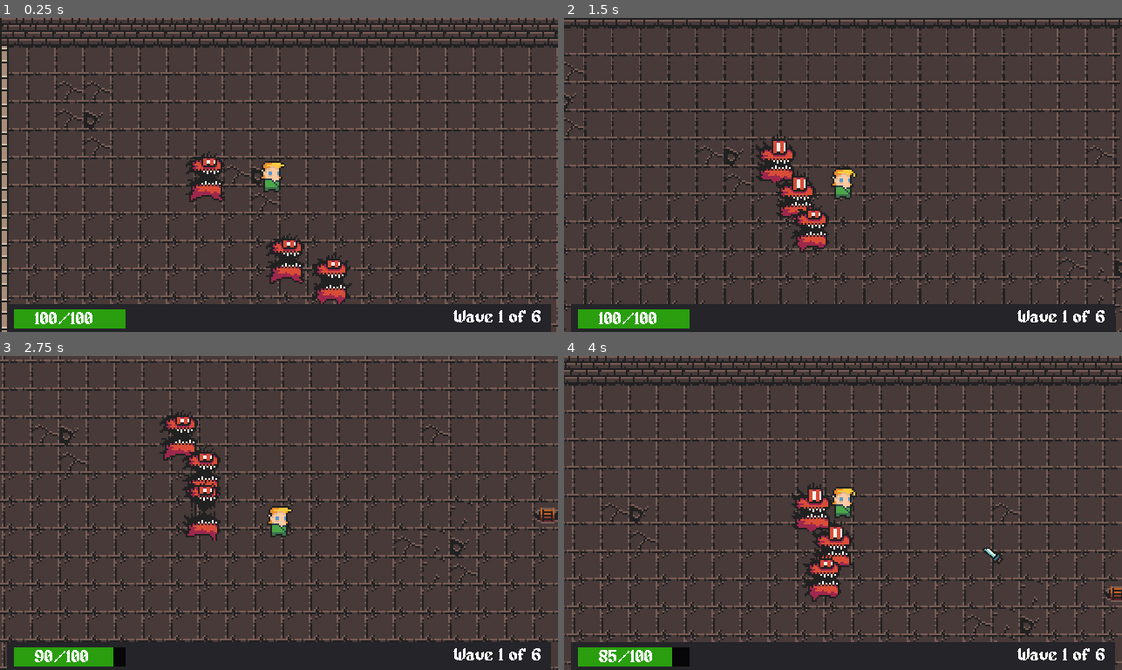
Above: before the commit, frames 1-4 (two rows, left to right).
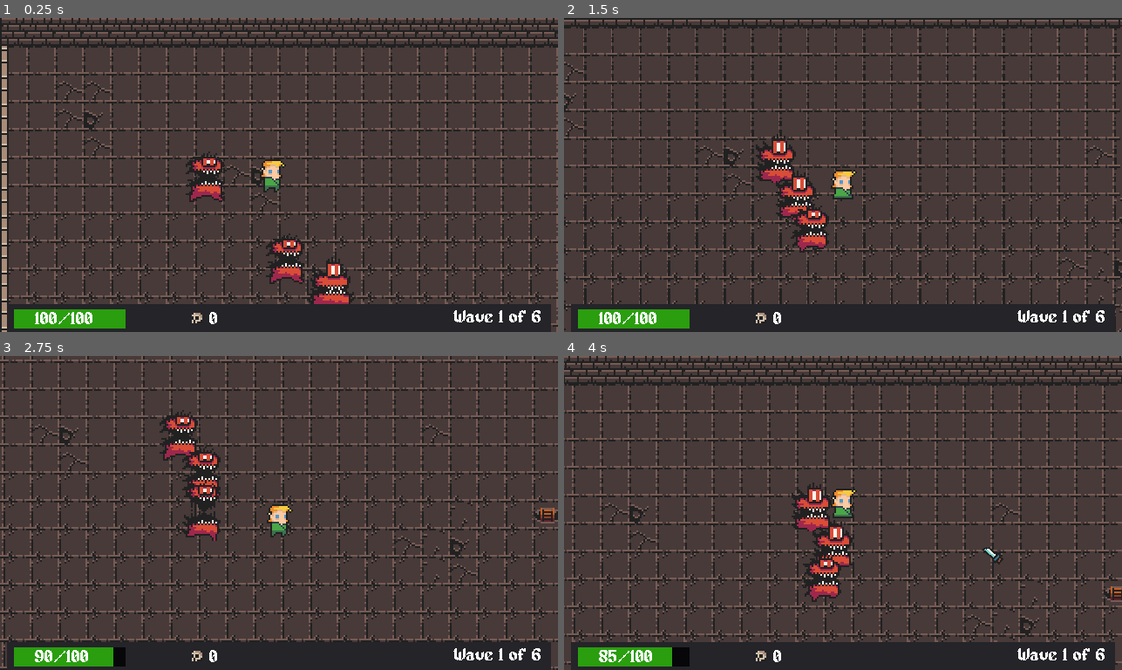
Above: after the commit, the same moments.

Repository: sandroscosta/uevora-dungeon-legacy
Game: Godot game, scene res://src/scenes/Game.tscn
The game is run twice, just before and just after one commit, with the same random seed, the same clock (stepped at 60 frames per second) and the same inputs.
Inputs (mouse positions are in pixels of both pictures, inside the frame that each line leads up to):
- Up to frame 1 (0.25 s): no input
- Up to frame 2 (1.5 s): move the mouse to (965, 159) at 0.52 s; press the mouse at (965, 159) at 0.53 s; hold Right (ui_right) 0.53-1.28 s; move the mouse to (731, 190) at 1.27 s; release the mouse at (731, 190) at 1.28 s; hold Down (ui_down) from 1.28 s (still down); click (731, 190) at 1.35 s
- Up to frame 3 (2.75 s): move the mouse to (334, 443) at 2.02 s; release Down (ui_down) at 2.03 s; press the mouse at (334, 443) at 2.03 s; hold Right (ui_right) from 2.03 s (still down)
- Up to frame 4 (4 s): move the mouse to (815, 575) at 2.77 s; release Right (ui_right) at 2.78 s; release the mouse at (815, 575) at 2.78 s; hold Up (ui_up) 2.78-3.53 s; click (815, 575) at 2.85 s; move the mouse to (1010, 560) at 3.52 s; press the mouse at (1010, 560) at 3.53 s; hold Left (ui_left) from 3.53 s (still down)

The runs differ from the first frame. In frame 1, 1.0% of the frame differs, in the area x 34-64%, y 45-98%; in frame 2, 0.3%; in frame 3, 0.3%; in frame 4, 0.3%.

Commit message:
feat: enemies killed and wave generator

Diff:
--- a/src/scenes/EnemyBase.tscn
+++ b/src/scenes/EnemyBase.tscn
@@ -39,7 +39,7 @@
 [node name="AnimatedSprite" type="AnimatedSprite" parent="."]
 frames = SubResource( 1 )
 animation = "idle"
-frame = 3
+frame = 2
 playing = true
 
 [node name="AttackCollision" type="CollisionShape2D" parent="."]
--- a/src/scenes/GameUi.tscn
+++ b/src/scenes/GameUi.tscn
@@ -1,8 +1,10 @@
-[gd_scene load_steps=6 format=2]
+[gd_scene load_steps=8 format=2]
 
 [ext_resource path="res://assets/fonts/alagard.tres" type="DynamicFont" id=1]
 [ext_resource path="res://src/scripts/PlayerHealthBar.gd" type="Script" id=2]
 [ext_resource path="res://src/scripts/Waves.gd" type="Script" id=3]
+[ext_resource path="res://src/scripts/LabelEnemiesKilled.gd" type="Script" id=4]
+[ext_resource path="res://assets/sprites/frames/skull.png" type="Texture" id=5]
 
 [sub_resource type="StyleBoxFlat" id=1]
 bg_color = Color( 0.168627, 0.623529, 0.0588235, 1 )
@@ -44,3 +46,15 @@
 margin_bottom = 11.0
 custom_fonts/font = ExtResource( 1 )
 text = "100/100"
+
+[node name="Skull" type="Sprite" parent="."]
+position = Vector2( 113, 170 )
+texture = ExtResource( 5 )
+
+[node name="LabelEnemiesKilled" type="Label" parent="Skull"]
+margin_left = 7.0
+margin_top = -2.0
+margin_right = 27.0
+margin_bottom = 8.0
+text = "0"
+script = ExtResource( 4 )
--- a/src/scenes/Player.tscn
+++ b/src/scenes/Player.tscn
@@ -44,6 +44,7 @@
 [node name="AnimatedSprite" type="AnimatedSprite" parent="."]
 frames = SubResource( 2 )
 animation = "idle"
+frame = 3
 playing = true
 
 [node name="CollisionShape2D" type="CollisionShape2D" parent="."]
--- a/src/scripts/EnemyBase.gd
+++ b/src/scripts/EnemyBase.gd
@@ -21,7 +21,6 @@
 		animationSprite.animation = "run"
 
 func handle_hit(value):
-	# body.has_method("handle_hit")
 	health_points -= value
 
 func deal_damage():
--- a/src/scripts/Game.gd
+++ b/src/scripts/Game.gd
@@ -7,8 +7,11 @@
 
 func _ready():
 	rng.randomize()
-	enemy_spawn()
+	generate_next_wave()
 
+func _process(_delta):
+	if GameState.spawn_num_enemies == GameState.enemies_killed:
+		generate_next_wave()
 
 func enemy_spawn():
 	for i in GameState.spawn_num_enemies:
@@ -16,3 +19,8 @@
 		enemy.speed = rng.randi_range(35,55)
 		enemy.position = Vector2(rng.randi_range(50, 200), rng.randi_range(50, 200))
 		EnemySpawn.add_child(enemy)
+
+func generate_next_wave():
+	GameState.wave += 1
+	GameState.spawn_num_enemies = GameState.MAX_ROUND_ENEMIES * GameState.wave
+	enemy_spawn()
--- a/src/scripts/GameOver.gd
+++ b/src/scripts/GameOver.gd
@@ -6,4 +6,5 @@
 	char_name.text = GameState.character_name
 
 func _on_RestartButton_pressed():
+	GameState.restart_game()
 	get_tree().change_scene("res://src/scenes/Game.tscn")
--- a/src/scripts/GameState.gd
+++ b/src/scripts/GameState.gd
@@ -1,11 +1,14 @@
 extends Node
 #Global variables and game state
 
+const MAX_ROUND_ENEMIES = 3
+
 var player_hp: int = 100
 var _player_max_hp: int = 100 setget set_max_hp, get_max_hp
-var wave: int = 1
+var wave: int = 0
+var max_waves: int = 6
 var enemies_killed: int = 0
-var spawn_num_enemies: int = 3
+var spawn_num_enemies: int = MAX_ROUND_ENEMIES
 
 var character_name: String = "Captain Smartpants the Third"
 
@@ -20,3 +23,8 @@
 
 func get_max_hp():
 	return _player_max_hp
+
+func restart_game():
+	player_hp = _player_max_hp
+	wave = 0
+	spawn_num_enemies = MAX_ROUND_ENEMIES
--- /dev/null
+++ b/src/scripts/LabelEnemiesKilled.gd
@@ -0,0 +1,9 @@
+extends Label
+
+
+# Called when the node enters the scene tree for the first time.
+func _ready():
+	self.text = str(0)
+
+func _process(delta):
+	self.text = str(GameState.enemies_killed)
--- a/src/scripts/Player.gd
+++ b/src/scripts/Player.gd
@@ -1,6 +1,5 @@
 extends KinematicBody2D
 
-export (int) var health = GameState.get_max_hp()
 export(int) var SPEED = 75
 var velocity: Vector2 = Vector2.ZERO
 var player_scale: Vector2 = Vector2.ZERO
@@ -29,7 +28,7 @@
 
 func die():
 	if GameState.player_hp <= 0:
-		print("DEAD")
+		get_tree().change_scene("res://src/scenes/GameOver.tscn")
 
 func attack():
 	var knife = weapon.instance()
--- a/src/scripts/Waves.gd
+++ b/src/scripts/Waves.gd
@@ -2,4 +2,10 @@
 
 
 func _ready():
-	self.text = "Wave " + str(GameState.wave) + " of 6"
+	self.text = _get_text()
+
+func _process(_delta):
+	self.text = _get_text()
+
+func _get_text():
+	return "Wave " + str(GameState.wave) + " of " + str(GameState.max_waves)
